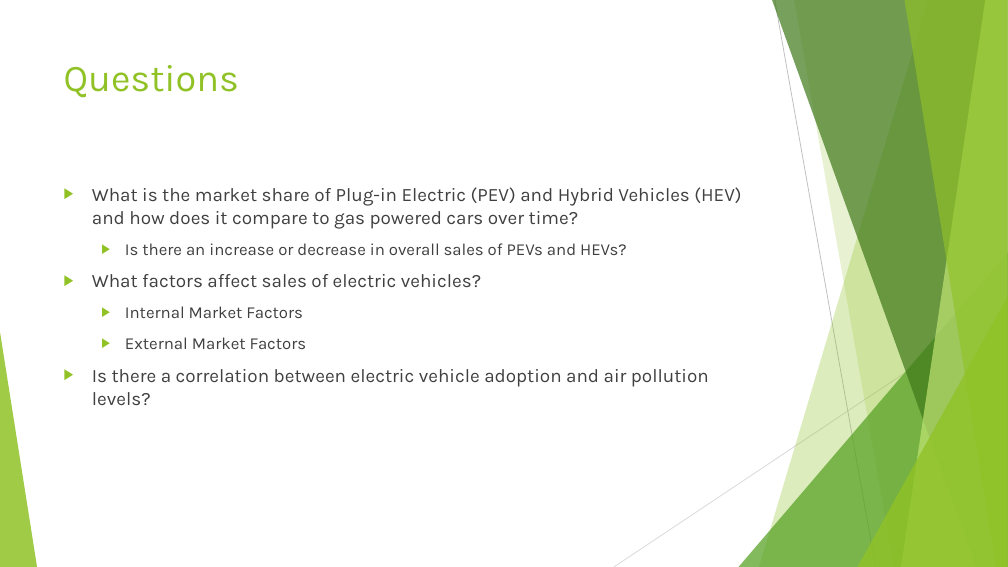
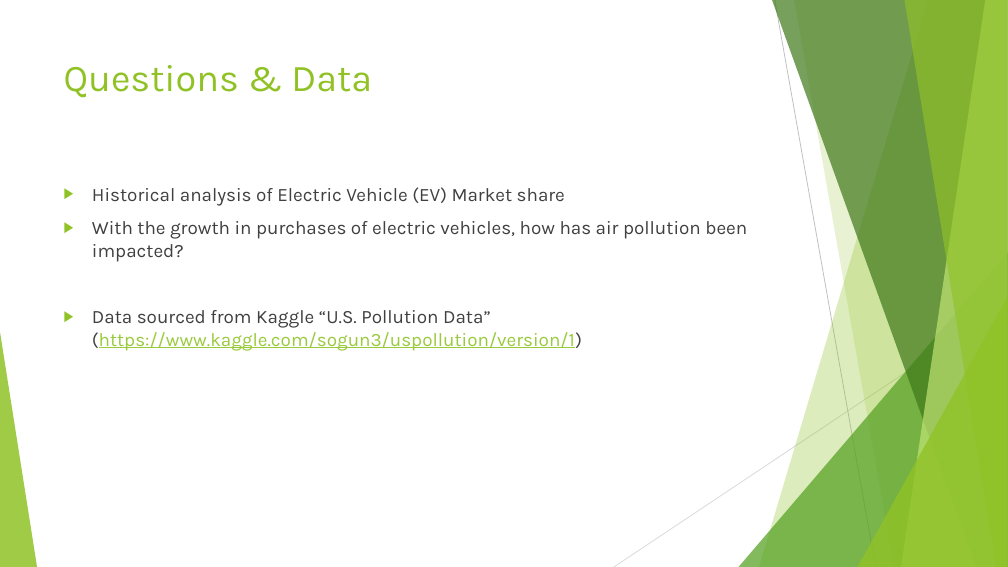
Before and after one commit to Barbara-Gordon/Team9, a slide deck: slide 3 of Presentation1.pptx. Drawn at 1008x567 pixels with LibreOffice and Linux fonts; fonts in the diff are those of the drawing. Boxes give left, top, right and bottom in pixels: in the first picture for what was removed or moved away, otherwise in the second. Text is boxed around its words. In the diff, an @@ line names an element or a change of style, - is before the commit and + after.

```diff
--- a/Presentation1.pptx
+++ b/Presentation1.pptx
@@ title at bbox=[64, 65, 372, 98]: text changed @@
-Questions
+Questions & Data
@@ text at bbox=[92, 187, 747, 351]: text changed @@
-▶ What is the market share of Plug-in Electric (PEV) and Hybrid Vehicles (HEV) and how does it compare to gas powered cars over time?
-  ▶ Is there an increase or decrease in overall sales of PEVs and HEVs?
-▶ What factors affect sales of electric vehicles?
-  ▶ Internal Market Factors
-  ▶ External Market Factors
-▶ Is there a correlation between electric vehicle adoption and air pollution levels?
+▶ Historical analysis of Electric Vehicle (EV) Market share
+▶ With the growth in purchases of electric vehicles, how has air pollution been impacted?
+▶ Data sourced from Kaggle “U.S. Pollution Data” (https://www.kaggle.com/sogun3/uspollution/version/1)
```
Also in this commit, not shown: 7 other slides changed, 10 slides added, 18 slides removed.
